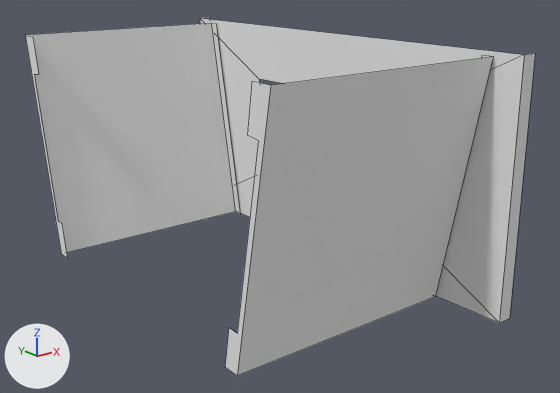
An edit to the Blender file vl.vlabs.com.ua/models/hvac/airHandlerDeckAssy/airHandlerDeckAssy.blend, drawn before and after from the same camera.
One viewpoint serves both versions: a 50 mm lens placed at (-2.3, -2.55, 1.33), pointed at (-0.36, -0.14, 0.36). Arrows for +X, +Y and +Z are at lower left; the lights stay in place. Mesh edges are drawn as thin lines.

Before the edit, the objects in view are built like this:
```python
me_airhandlerdeckassygeometry = bpy.data.meshes.new('airHandlerDeckAssyGeometry')
me_airhandlerdeckassygeometry.from_pydata(...)  # 36 vertices, 12 faces; spans x -0.99..0.06, y -1.0..1.0, z 0.0..1.0
me_airhandlerdeckassygeometry.materials.append(mat_airhandlerdeckassymaterial)  # its picture is missing
# before: 0 (0.0, -1.0, 1.0) at pixel (524, 54), 1 (0.0, -1.0, 0.0) at pixel (499, 322), 2 (0.0, 1.0, 1.0) at pixel (199, 18), 3 (0.0, 1.0, 0.0), 8 (-0.01, -0.88, 0.98) at pixel (493, 56)
# before: 9 (-0.01, -0.7, 0.0) at pixel (435, 296), 12 (-0.01, -0.83, 0.98) at pixel (481, 55), 13 (-0.01, -0.65, 0.0), 14 (0.06, -1.0, 1.0) at pixel (535, 53), 15 (0.06, -1.0, 0.0) at pixel (509, 318)
# before: 16 (0.06, 1.0, 1.0) at pixel (209, 17), 17 (0.06, 1.0, 0.0), 18 (-0.01, 0.88, 0.98) at pixel (211, 23), 19 (-0.01, 0.7, 0.0) at pixel (235, 211), 22 (-0.01, 0.83, 0.98) at pixel (216, 23)
# before: 23 (-0.01, 0.65, 0.0) at pixel (240, 214)
ob_airhandlerdeckassy = bpy.data.objects.new('airHandlerDeckAssy', me_airhandlerdeckassygeometry)
ob_airhandlerdeckassy.location = (0.0, 0.0, 0.0)
```
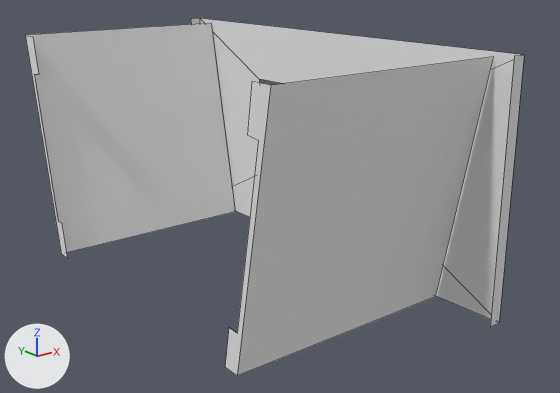
Location of each change, (x1, y1, x2, y2) in pixels of the pictures (560 x 393 px):
'airHandlerDeckAssy', reshaped: before (25, 18, 535, 376); after (25, 18, 524, 376)
part 1 of me_airhandlerdeckassygeometry, cut back: before (203, 18, 535, 323); after (191, 18, 524, 327)

The change in detail:
me_airhandlerdeckassygeometry has 36 vertices, 12 faces and spans x -0.99..0.06, y -1.0..1.0, z 0.0..1.0.
me_airhandlerdeckassygeometry is used by ob_airhandlerdeckassy; location (0.0, 0.0, 0.0).
Verts and faces of me_airhandlerdeckassygeometry; kept vertices keep their numbers, new ones are numbered from 36.
Part 1, on me_airhandlerdeckassygeometry:
Vertices deleted: 12, 13, 22, 23 (with the faces that use them).
Faces deleted: (2, 16, 17, 3), (0, 1, 15, 14).
Vertices 14 to 17 move by (-0.12, 0.0, 0.0).
New faces: (2, 3, 17, 16), (0, 14, 15, 1).
